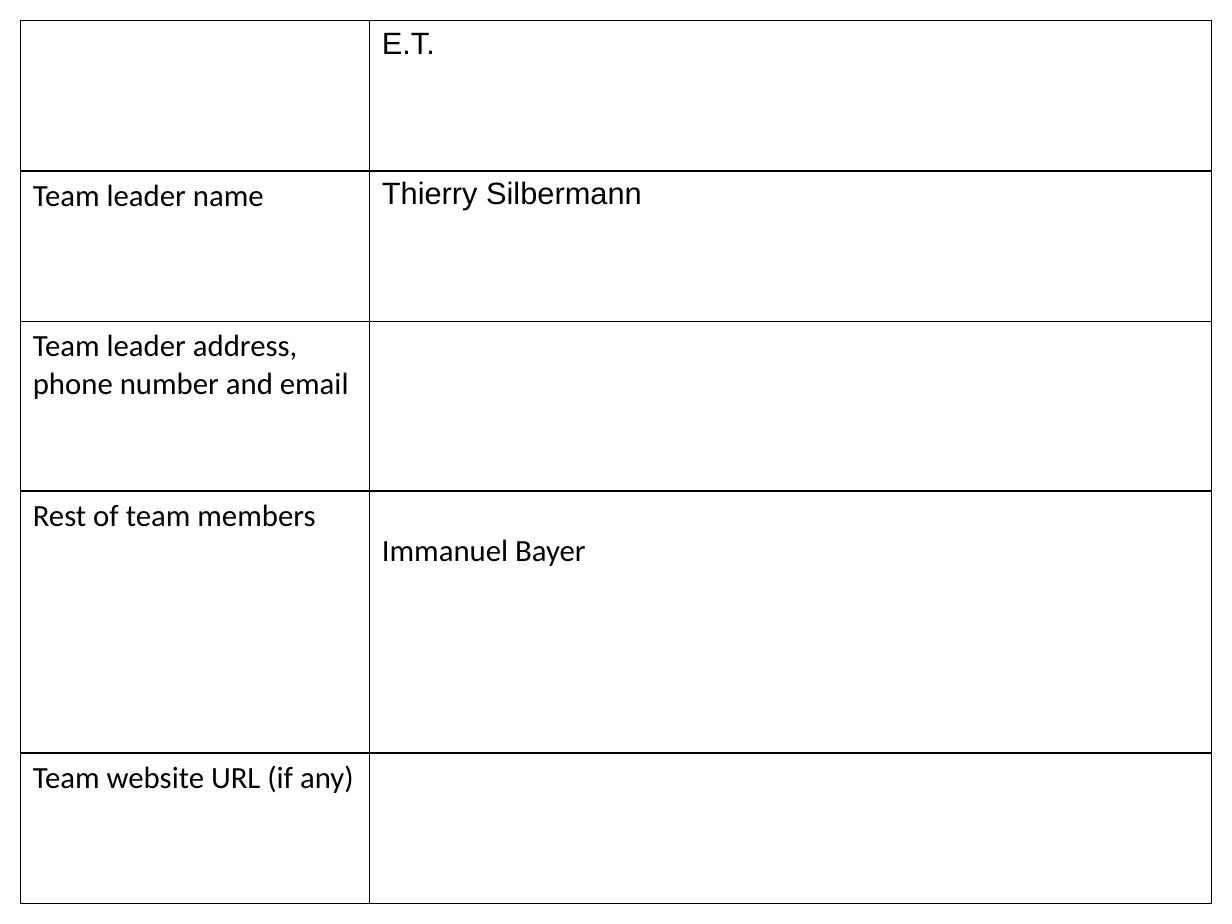
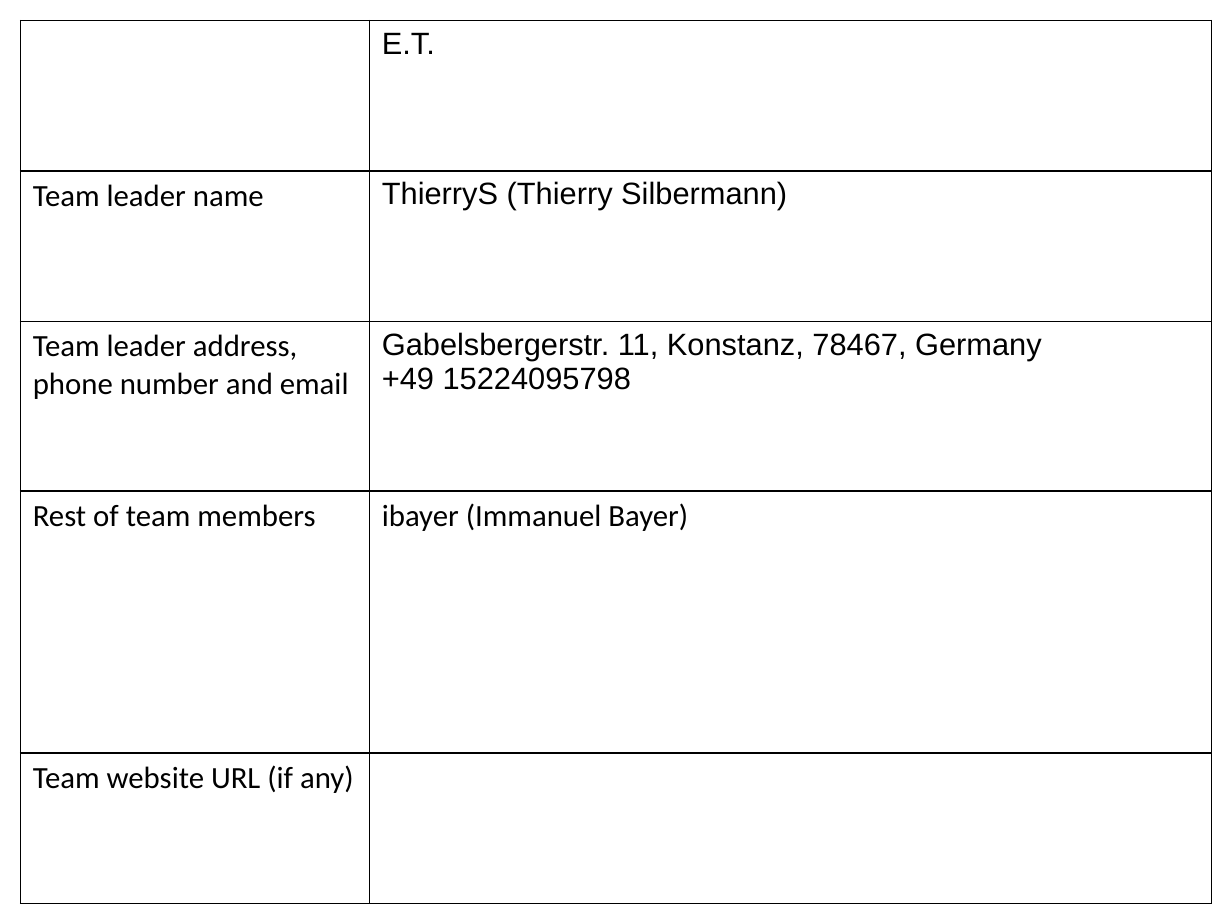
Before and after one commit to thierry-silbermann/MultiModalGestureRecognition, a slide deck: slide 1 of Fact sheet ChaLearn Multimodal Gesture Recognition.pptx. Drawn at 1232x924 pixels with LibreOffice and Linux fonts; fonts in the diff are those of the drawing. Boxes give left, top, right and bottom in pixels: in the first picture for what was removed or moved away, otherwise in the second. Text is boxed around its words. In the diff, an @@ line names an element or a change of style, - is before the commit and + after.

```diff
--- a/Fact sheet ChaLearn Multimodal Gesture Recognition.pptx
+++ b/Fact sheet ChaLearn Multimodal Gesture Recognition.pptx
@@ table at box(21, 21, 1211, 904) @@
-row 2, column 2: Thierry Silbermann
+row 2, column 2: ThierryS (Thierry Silbermann)
-row 3, column 2: 
+row 3, column 2: Gabelsbergerstr. 11, Konstanz, 78467, Germany / +49 15224095798
-row 4, column 2: Immanuel Bayer
+row 4, column 2: ibayer (Immanuel Bayer)
```
Also in this commit, not shown: 3 other slides changed.
